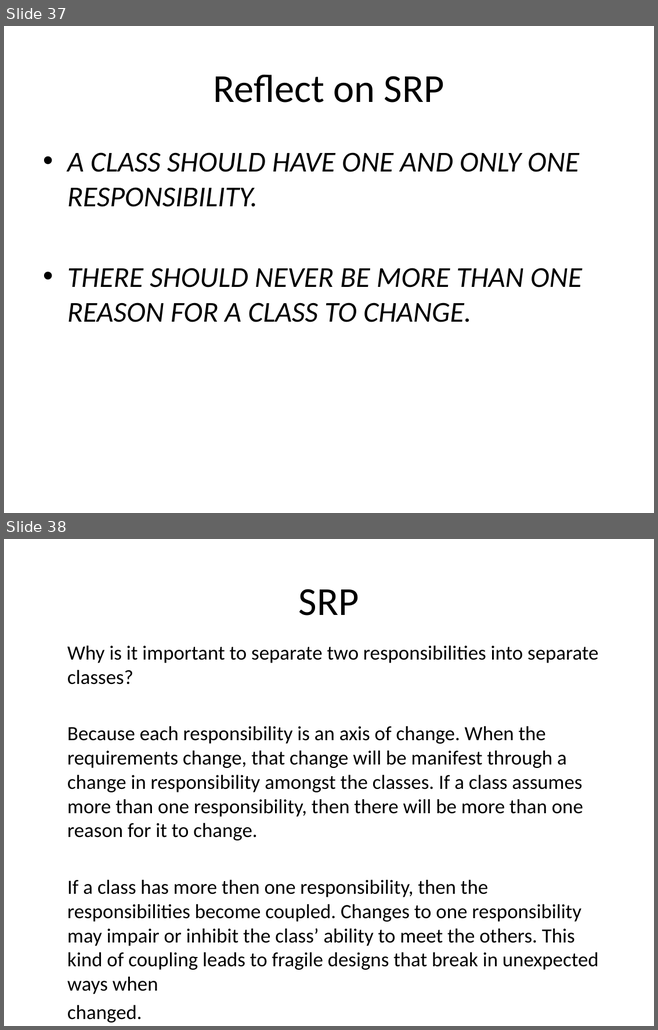
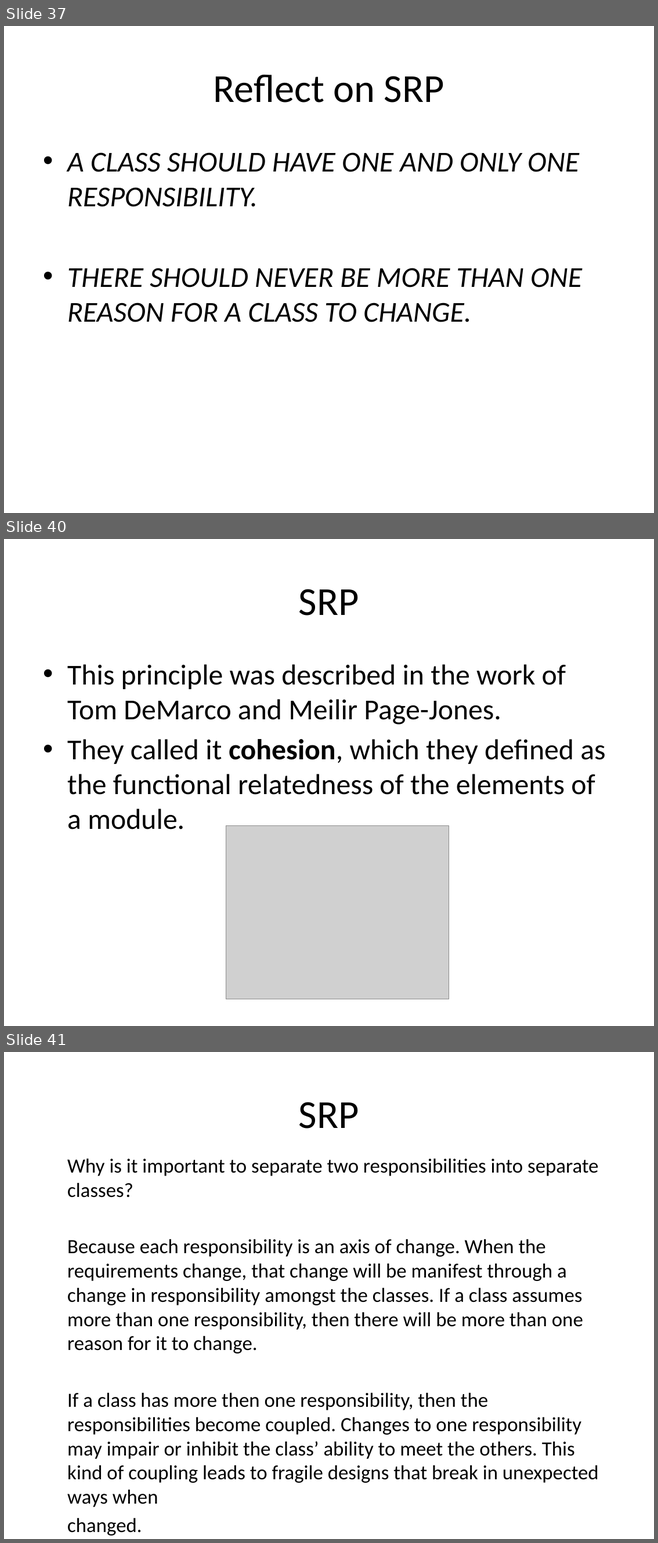
Before and after one commit to sameeri/solid, a slide deck: SOLID Principles of OOD v2.pptx. Shown one above the other, each under a label of ours: slides 37 and 38 before the commit, slides 37, 40 and 41 after it; the slides between them are not shown. The pictures are 658x1030 and 658x1543 pixels, drawn with LibreOffice and Linux fonts; fonts in the diff are those of the drawing; grey boxes stand for pictures. Boxes give left, top, right and bottom in pixels: in the first picture for what was removed or moved away, otherwise in the second. Text is boxed around its words. In the diff, an @@ line names an element or a change of style, - is before the commit and + after.

```diff
--- a/SOLID Principles of OOD v2.pptx
+++ b/SOLID Principles of OOD v2.pptx
@@ slide 40 added at <box>4,539,654,1026</box>, background #FFFFFF @@
@@ title added at <box>299,589,359,616</box>, 44 pt, text #000000 @@
+SRP
@@ text added at <box>67,664,605,830</box>, 32 pt, text #000000 @@
+• This principle was described in the work of Tom DeMarco and Meilir Page-Jones.
+• They called it cohesion, which they defined as the functional relatedness of the elements of a module.
@@ picture added at <box>226,826,449,1000</box> @@
@@ what was slide 38 is now slide 41 @@
```
Also in this commit, not shown: 9 other slides added.
